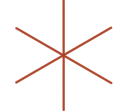
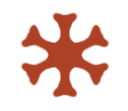
The second 128 x 111 image is a revision of the first. Changes to its layers:
added layer "Layer 3" above "Layer 1" over (15, 0, 113, 111)
hid "Layer 1", painted on it over (15, 0, 113, 111)
